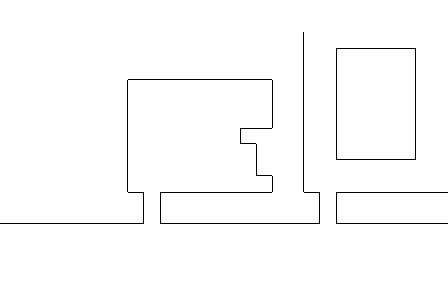
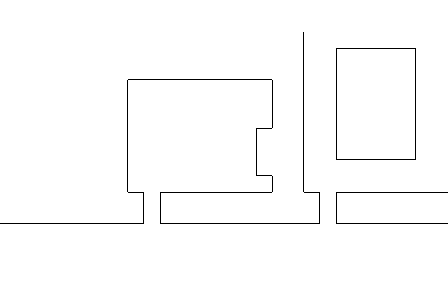
Layered file, before and after one edit (448x288). Changes by layer:
painted on "Layer 2" over box(240, 128, 257, 144)
